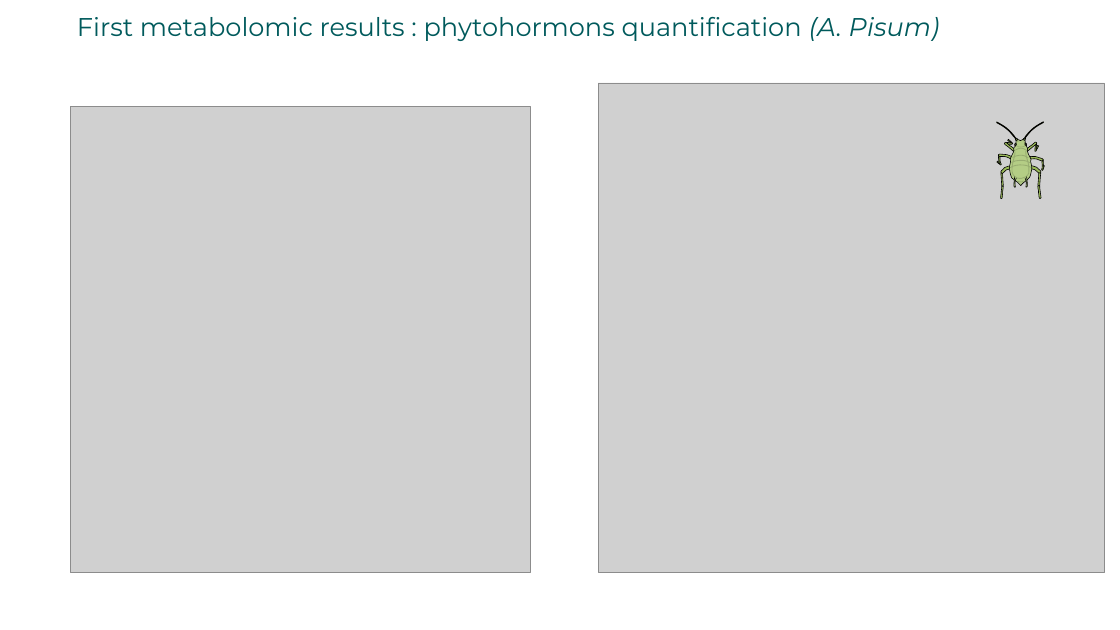
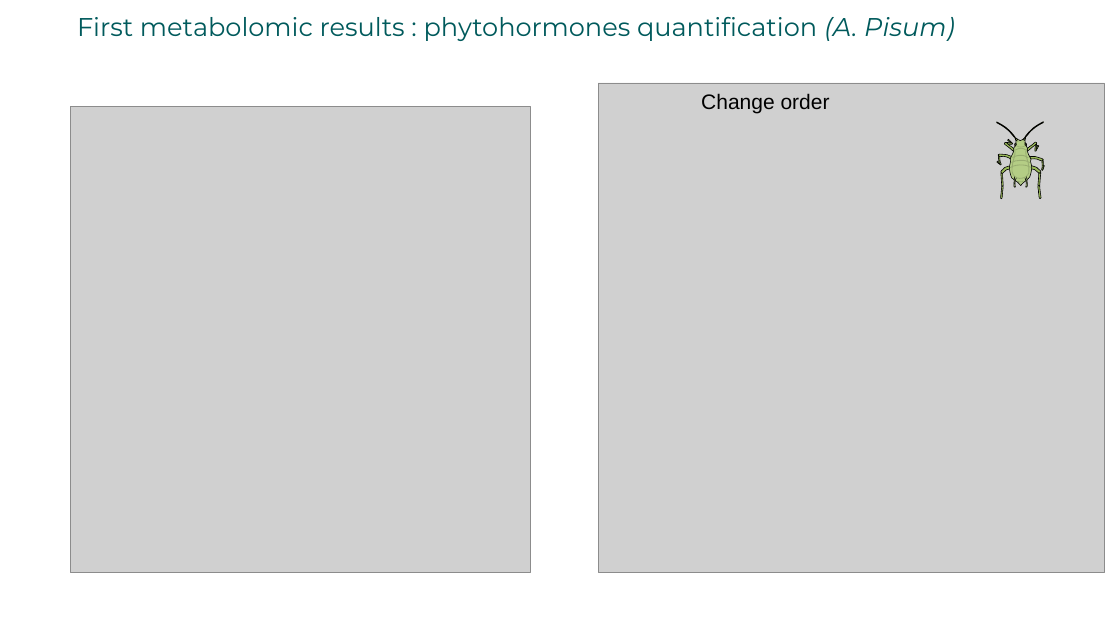
Before and after one commit to igepp-egi/faba_specifics, a slide deck: slide 17 of M01-metabolomic-analysis/untargeted_metabolomic/presentation metabo.pptx (slide 16 before the commit). Drawn at 1120x630 pixels with LibreOffice and Linux fonts; fonts in the diff are those of the drawing; grey boxes stand for pictures. Boxes give left, top, right and bottom in pixels: in the first picture for what was removed or moved away, otherwise in the second. Text is boxed around its words. In the diff, an @@ line names an element or a change of style, - is before the commit and + after.

Commit message:
presentation metabo

```diff
--- a/M01-metabolomic-analysis/untargeted_metabolomic/presentation metabo.pptx
+++ b/M01-metabolomic-analysis/untargeted_metabolomic/presentation metabo.pptx
@@ text at [77,17,955,41]: text changed @@
-First metabolomic results : phytohormons quantification (A. Pisum)
+First metabolomic results : phytohormones quantification (A. Pisum)
@@ text added at [701,93,830,113], 18 pt, text #000000 @@
+Change order
@@ outline redrawn in 4 elements at [1031,166,1041,173], [1010,139,1032,186], [1012,151,1029,178], [998,151,1012,160] @@
```
Also in this commit, not shown: 30 other slides changed, 4 slides added, 2 slides removed, 1 other file.
